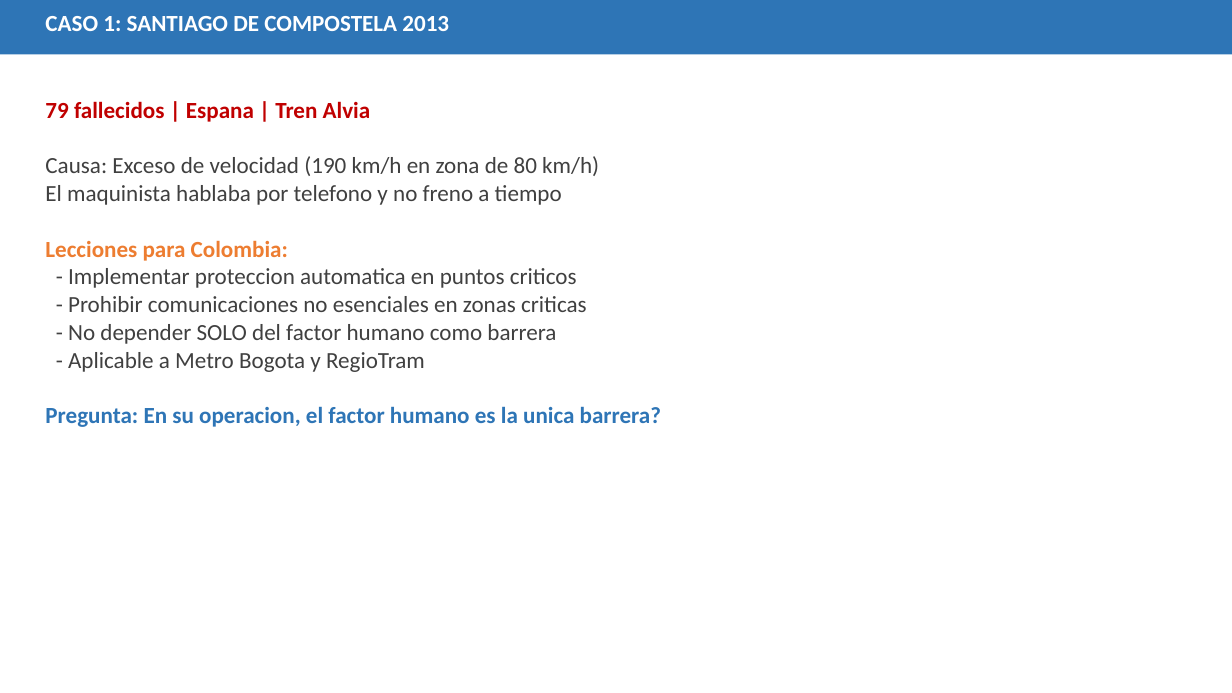
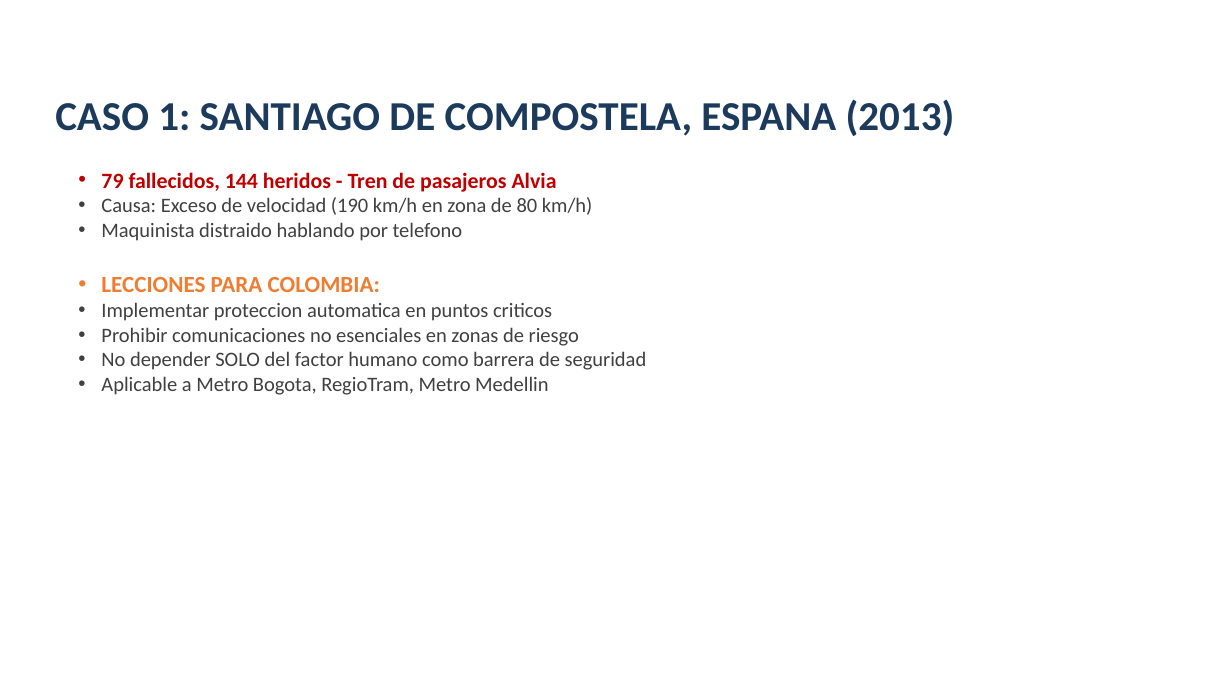
Before and after one commit to brookeprueba1/capacitacion-emergencias-ferroviarias, a slide deck: slide 18 of PRESENTACION_EMERGENCIAS_FERROVIARIAS_COLOMBIA.pptx (slide 16 before the commit). Drawn at 1232x693 pixels with LibreOffice and Linux fonts; fonts in the diff are those of the drawing. Boxes give left, top, right and bottom in pixels: in the first picture for what was removed or moved away, otherwise in the second. Text is boxed around its words. In the diff, an @@ line names an element or a change of style, - is before the commit and + after.

```diff
--- a/PRESENTACION_EMERGENCIAS_FERROVIARIAS_COLOMBIA.pptx
+++ b/PRESENTACION_EMERGENCIAS_FERROVIARIAS_COLOMBIA.pptx
@@ rectangle removed at bbox=[0, 0, 1232, 55] @@
@@ text "CASO 1: SANTIAGO DE COMPOSTELA, ..." at bbox=[55, 99, 955, 136]: vertical alignment top to bottom @@
@@ text at bbox=[55, 99, 955, 136]: text changed; size 18 to 32 pt; text colour #FFFFFF to #1B3A5C @@
-CASO 1: SANTIAGO DE COMPOSTELA 2013
+CASO 1: SANTIAGO DE COMPOSTELA, ESPANA (2013)
@@ text "79 fallecidos, 144 heridos - ...": place and size @@
-text "79 fallecidos, 144 heridos - ..." at bbox=[45, 101, 661, 427]
+text "79 fallecidos, 144 heridos - ..." at bbox=[101, 172, 647, 395]
@@ text at bbox=[101, 172, 557, 192]: text changed; size 18 to 17 pt @@
-79 fallecidos | Espana | Tren Alvia
+• 79 fallecidos, 144 heridos - Tren de pasajeros Alvia
@@ text at bbox=[101, 197, 593, 215]: size 18 to 16 pt in "Causa: Exceso de velocidad (190 km/h en ..."; bullet none to • @@
@@ text at bbox=[101, 222, 647, 395]: text changed; size 18 to 16 pt @@
-El maquinista hablaba por telefono y no freno a tiempo
-Lecciones para Colombia:
-- Implementar proteccion automatica en puntos criticos
-- Prohibir comunicaciones no esenciales en zonas criticas
-- No depender SOLO del factor humano como barrera
-- Aplicable a Metro Bogota y RegioTram
-Pregunta: En su operacion, el factor humano es la unica barrera?
+• Maquinista distraido hablando por telefono
+• LECCIONES PARA COLOMBIA:
+• Implementar proteccion automatica en puntos criticos
+• Prohibir comunicaciones no esenciales en zonas de riesgo
+• No depender SOLO del factor humano como barrera de seguridad
+• Aplicable a Metro Bogota, RegioTram, Metro Medellin
```
Also in this commit, not shown: 14 other slides changed, 7 slides added, 6 slides removed.
